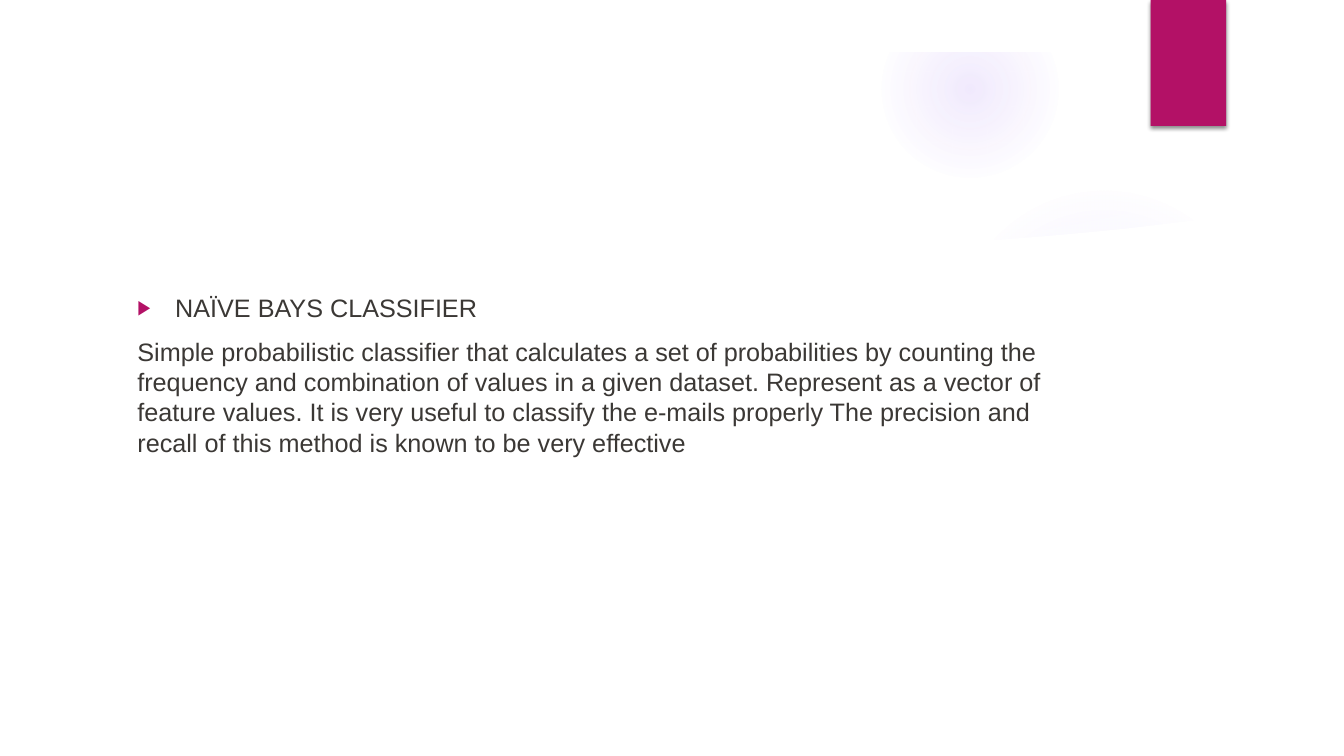
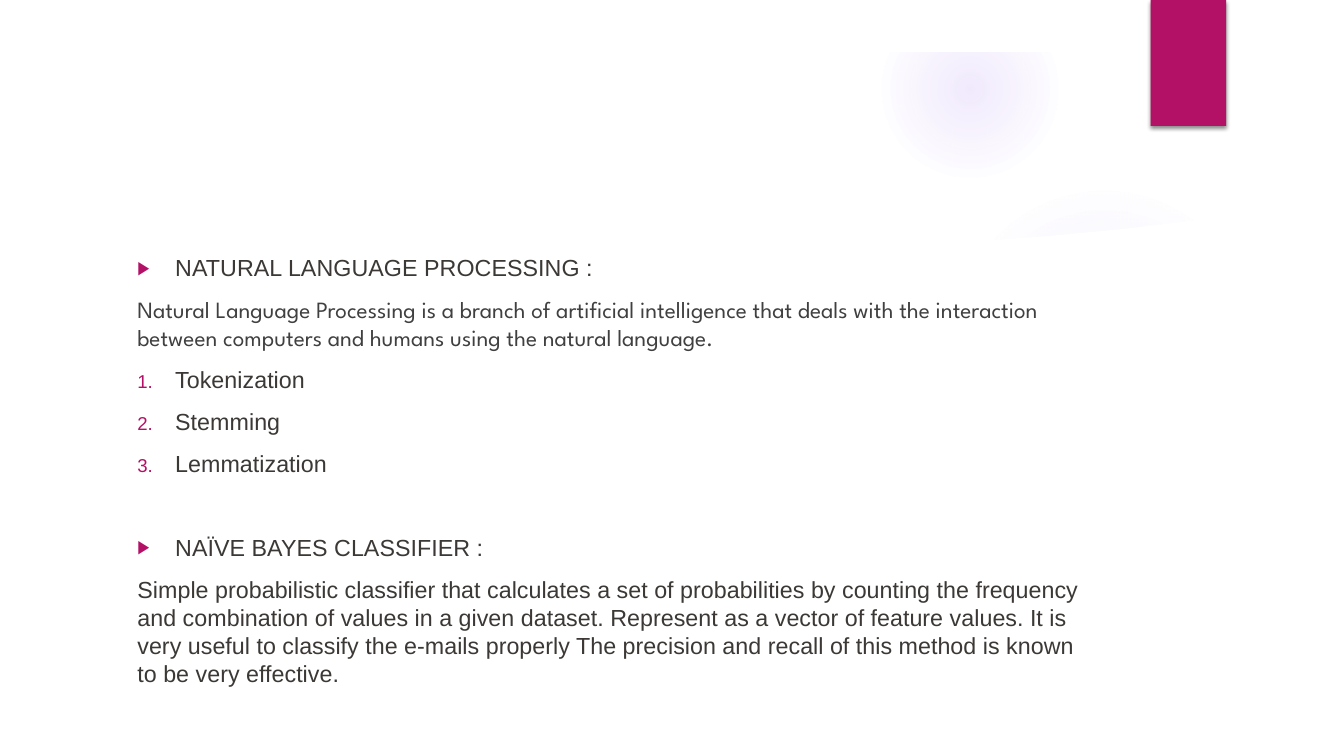
Before and after one commit to Nagaraj-U/NLP-Mini-Project-Email-Spam-Classifier, a slide deck: slide 4 of NLP MINI-PROJECT.pptx. Drawn at 1344x756 pixels with LibreOffice and Linux fonts; fonts in the diff are those of the drawing; background and template pictures are left out. Boxes give left, top, right and bottom in pixels: in the first picture for what was removed or moved away, otherwise in the second. Text is boxed around its words. In the diff, an @@ line names an element or a change of style, - is before the commit and + after.

```diff
--- a/NLP MINI-PROJECT.pptx
+++ b/NLP MINI-PROJECT.pptx
@@ text at <box>137,259,1078,659</box>: text changed; size 18 to 16.6 pt @@
-▶ NAÏVE BAYS CLASSIFIER
-Simple probabilistic classifier that calculates a set of probabilities by counting the frequency and combination of values in a given dataset. Represent as a vector of feature values. It is very useful to classify the e-mails properly The precision and recall of this method is known to be very effective
+▶ NATURAL LANGUAGE PROCESSING :
+Natural Language Processing is a branch of artificial intelligence that deals with the interaction between computers and humans using the natural language.
+1. Tokenization
+2. Stemming
+3. Lemmatization
+▶ NAÏVE BAYES CLASSIFIER :
+Simple probabilistic classifier that calculates a set of probabilities by counting the frequency and combination of values in a given dataset. Represent as a vector of feature values. It is very useful to classify the e-mails properly The precision and recall of this method is known to be very effective.
```
Also in this commit, not shown: 2 other slides changed, 1 slide added, 1 slide removed.
